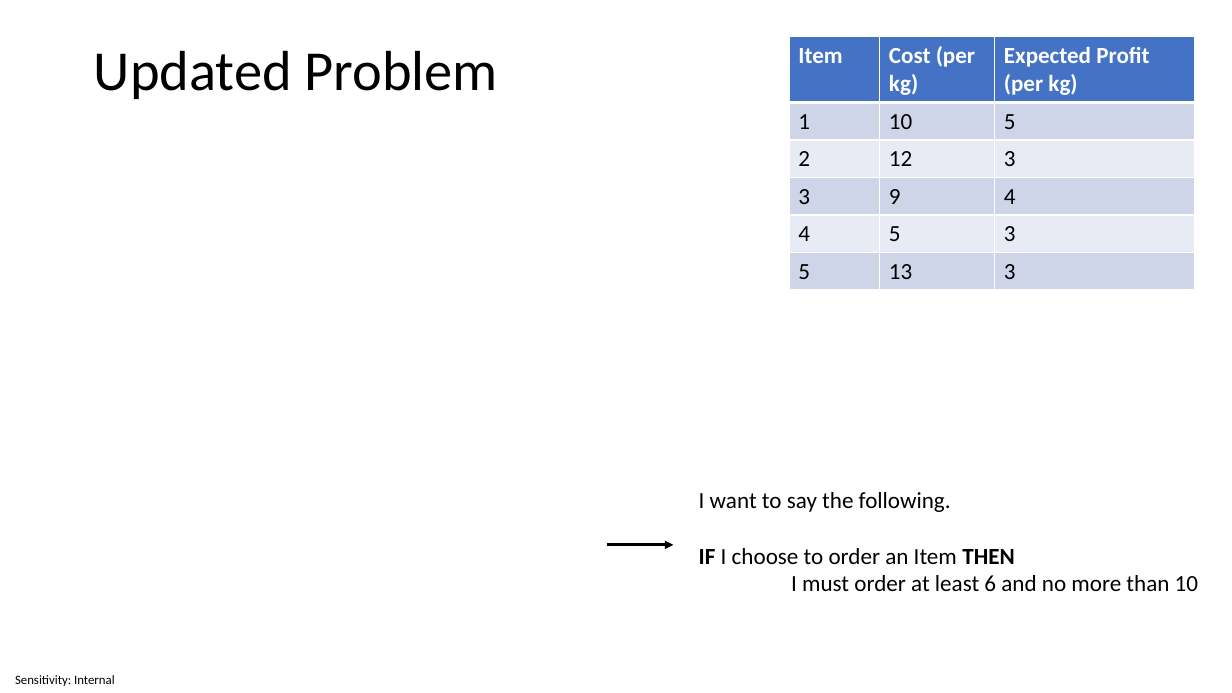
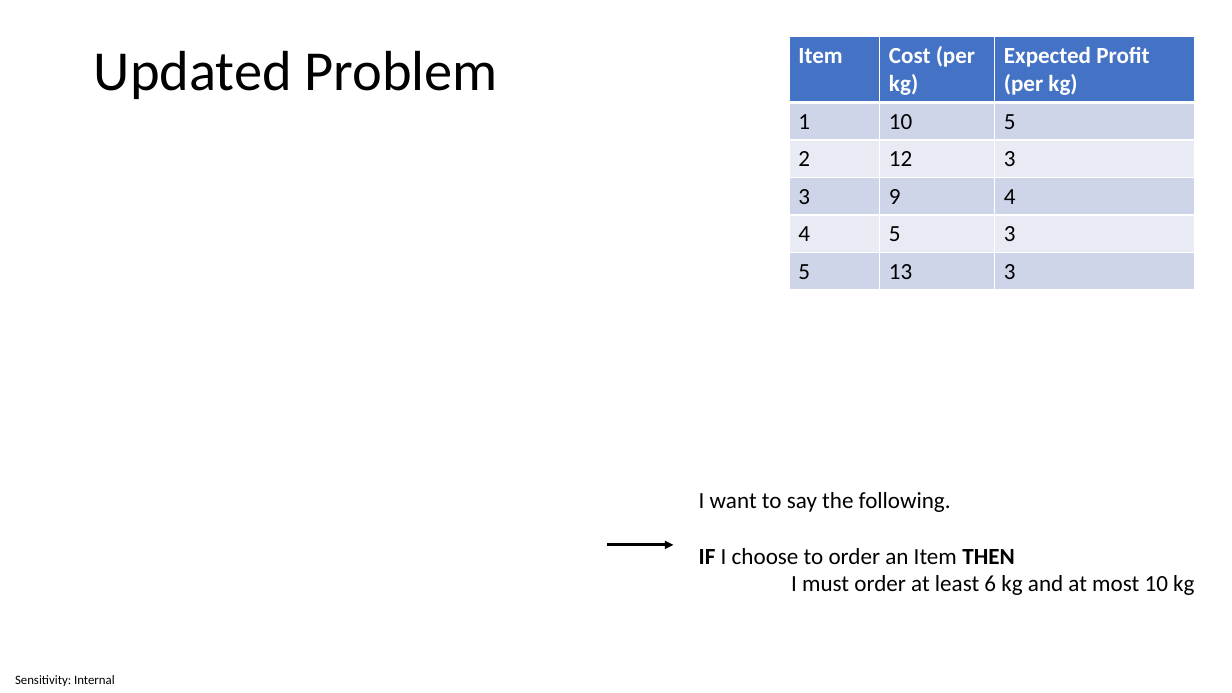
Before and after one commit to invariantum/operational_research, a slide deck: slide 26 of content/Lectures/Semester 1/Week 05 - Mixed Integer Programming/5 Source Files/Week 5 - Mixed Integer Programming.pptx. Drawn at 1232x693 pixels with LibreOffice and Linux fonts; fonts in the diff are those of the drawing; grey boxes stand for pictures. Boxes give left, top, right and bottom in pixels: in the first picture for what was removed or moved away, otherwise in the second. Text is boxed around its words. In the diff, an @@ line names an element or a change of style, - is before the commit and + after.

```diff
--- a/content/Lectures/Semester 1/Week 05 - Mixed Integer Programming/5 Source Files/Week 5 - Mixed Integer Programming.pptx
+++ b/content/Lectures/Semester 1/Week 05 - Mixed Integer Programming/5 Source Files/Week 5 - Mixed Integer Programming.pptx
@@ text at (x1=791, y1=575, x2=1194, y2=595): text changed @@
-I must order at least 6 and no more than 10
+I must order at least 6 kg and at most 10 kg
```
Also in this commit, not shown: 1 other slide changed, 3 other files.
